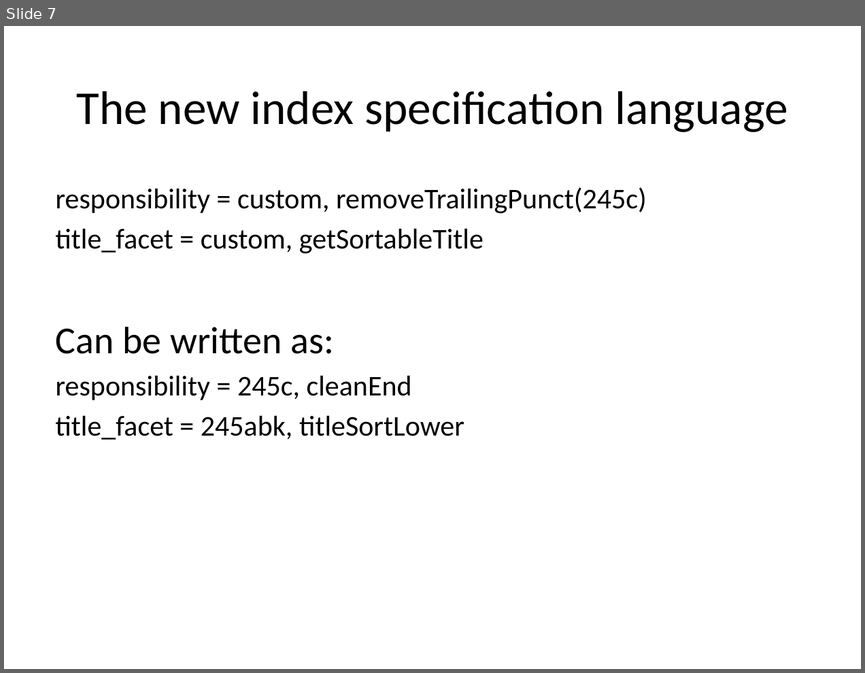
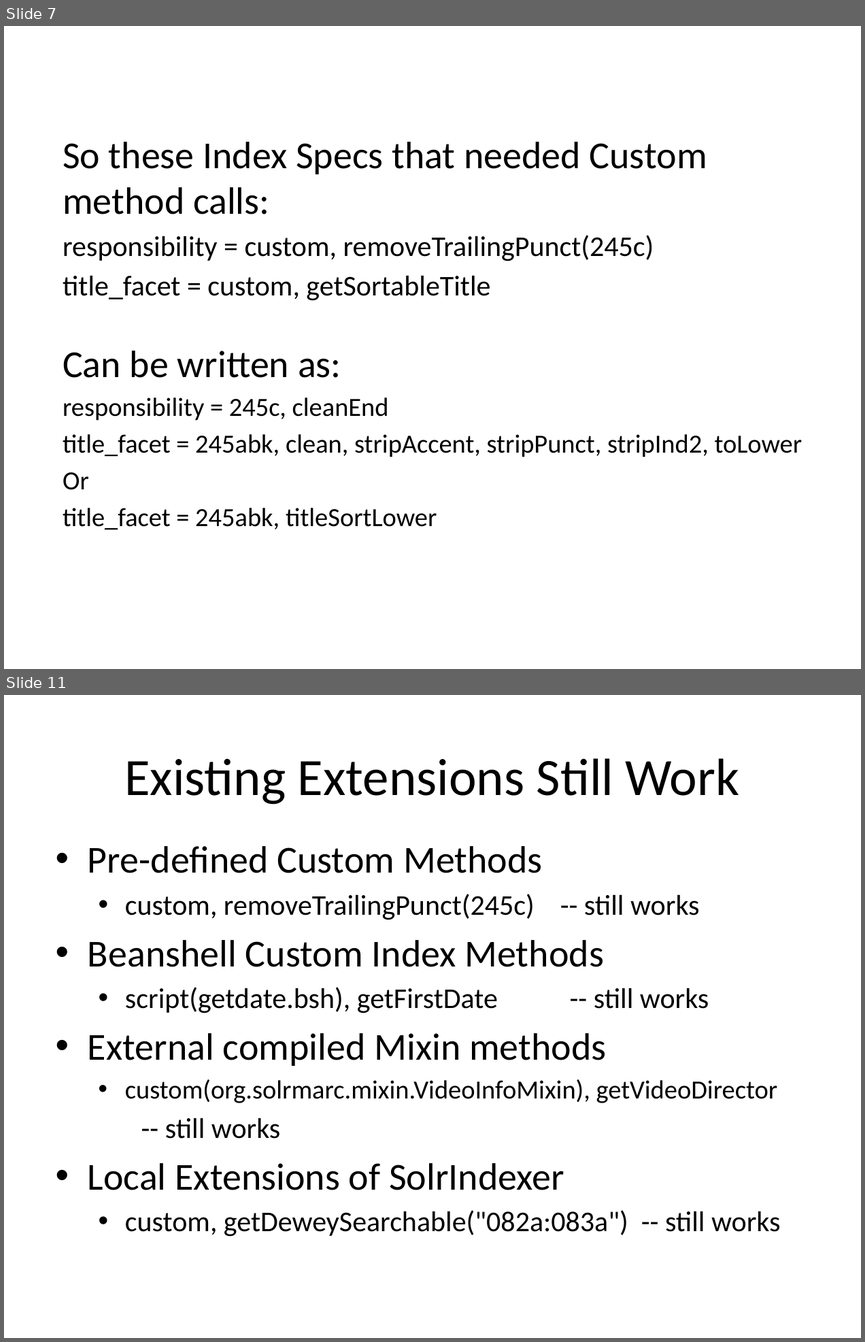
Before and after one commit to solrmarc/solrmarc, a slide deck: New Release of SolrMarc.pptx. Shown one above the other, each under a label of ours: slide 7 before the commit, slides 7 and 11 after it; the slides between them are not shown. The pictures are 865x673 and 865x1342 pixels, drawn with LibreOffice and Linux fonts; fonts in the diff are those of the drawing. Boxes give left, top, right and bottom in pixels: in the first picture for what was removed or moved away, otherwise in the second. Text is boxed around its words. In the diff, an @@ line names an element or a change of style, - is before the commit and + after.

```diff
--- a/New Release of SolrMarc.pptx
+++ b/New Release of SolrMarc.pptx
@@ slide 11 added at (4, 695, 861, 1338), background #FFFFFF @@
@@ title added at (124, 758, 740, 804), 44 pt, text #000000 @@
+Existing Extensions Still Work
@@ text added at (88, 846, 781, 1236), 24 pt, text #000000 @@
+• Pre-defined Custom Methods
+  • custom, removeTrailingPunct(245c) -- still works
+• Beanshell Custom Index Methods
+  • script(getdate.bsh), getFirstDate -- still works
+• External compiled Mixin methods
+  • custom(org.solrmarc.mixin.VideoInfoMixin), getVideoDirector
+    -- still works
+• Local Extensions of SolrIndexer
+  • custom, getDeweySearchable("082a:083a") -- still works
@@ slide 7 changed as well @@
@@ background #E6E6D8 to #FFFFFF @@
@@ title removed at (77, 91, 787, 132) @@
-The new index specification language
@@ text "So these Index Specs that ...": place and size @@
-text "So these Index Specs that ..." at (56, 187, 647, 439)
+text "So these Index Specs that ..." at (62, 142, 802, 530)
@@ text at (62, 142, 707, 214): paragraph added @@
+So these Index Specs that needed Custom method calls:
@@ text at (62, 397, 436, 530): size 24 to 22 pt in "responsibility = 245c, cleanEnd", "title_facet = 245abk, titleSortLower" @@
@@ text at (62, 434, 802, 490): paragraphs added @@
+title_facet = 245abk, clean, stripAccent, stripPunct, stripInd2, toLower
+Or
```
Also in this commit, not shown: 6 other slides changed, 9 other slides added.
